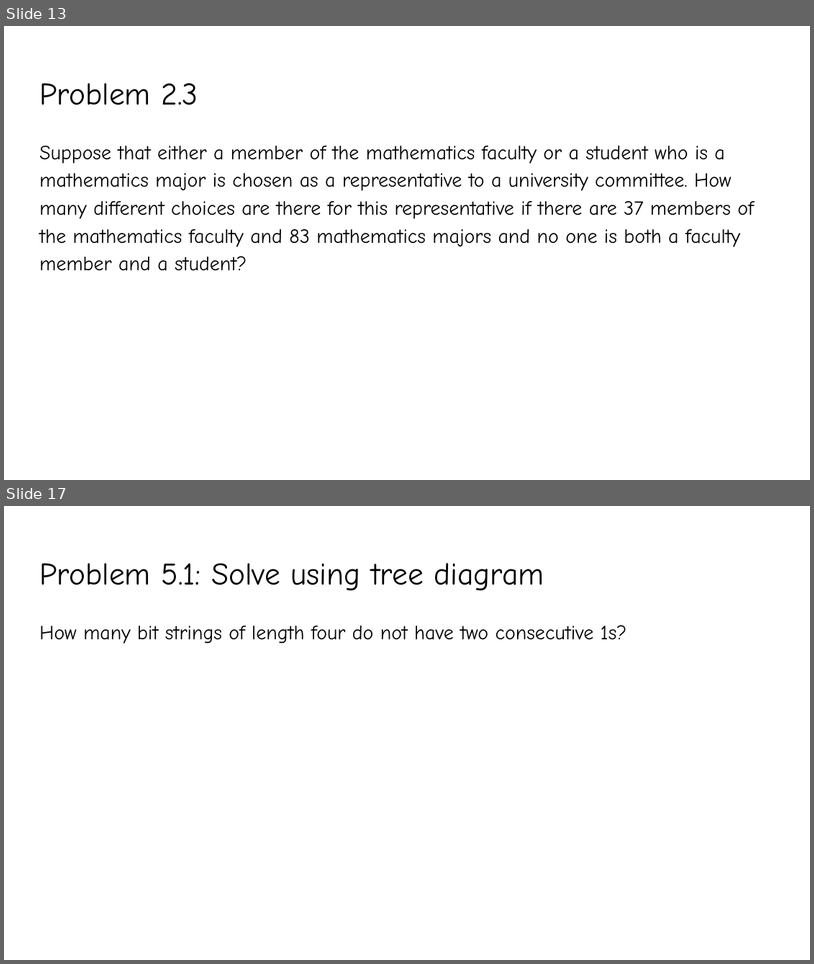
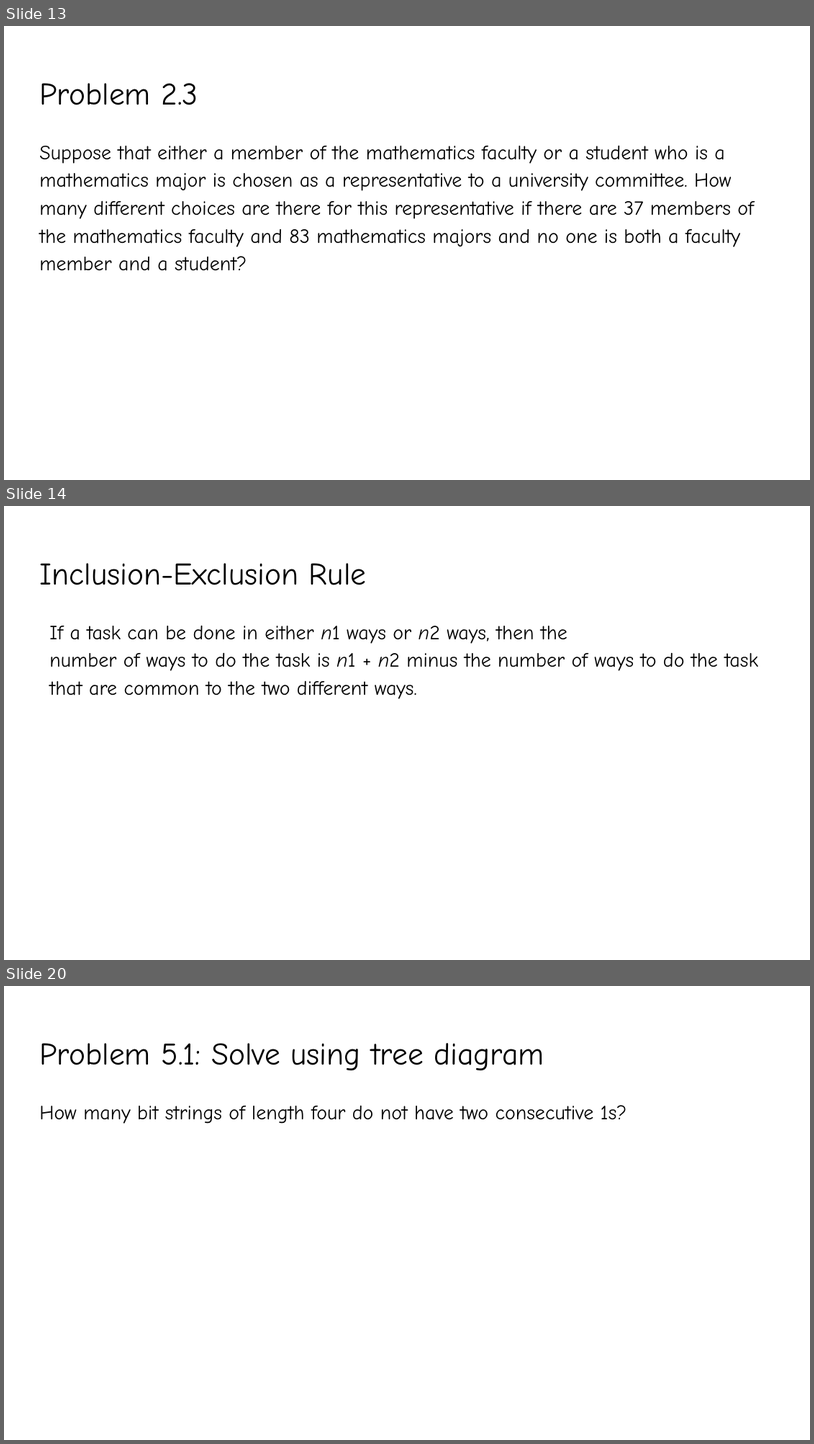
Before and after one commit to YeasirRayhanPrince/yeasirrayhanprince.github.io, a slide deck: cse106/slides/Lecture7.pptx. Shown one above the other, each under a label of ours: slides 13 and 17 before the commit, slides 13, 14 and 20 after it; the slides between them are not shown. The pictures are 814x964 and 814x1444 pixels, drawn with LibreOffice and Linux fonts; fonts in the diff are those of the drawing. Boxes give left, top, right and bottom in pixels: in the first picture for what was removed or moved away, otherwise in the second. Text is boxed around its words. In the diff, an @@ line names an element or a change of style, - is before the commit and + after.

```diff
--- a/cse106/slides/Lecture7.pptx
+++ b/cse106/slides/Lecture7.pptx
@@ slide 14 added at [4, 506, 810, 960], background #FFFFFF @@
@@ title added at [39, 563, 367, 585], 28 pt, text #000000 @@
+Inclusion-Exclusion Rule
@@ text added at [49, 626, 759, 699], 18 pt, text #000000 @@
+If a task can be done in either n1 ways or n2 ways, then the
+number of ways to do the task is n1 + n2 minus the number of ways to do the task that are common to the two different ways.
@@ what was slide 17 is now slide 20 @@
```
Also in this commit, not shown: 5 slides changed, 2 other slides added, 2 slides removed, 2 other files.
